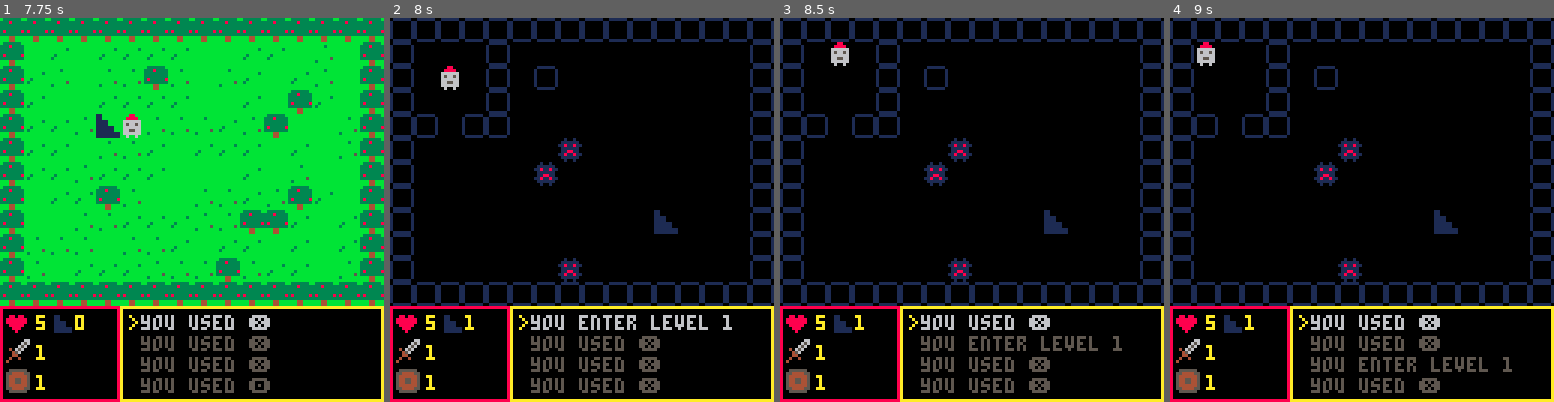
Above: before the commit, frames 1-4 (left to right).
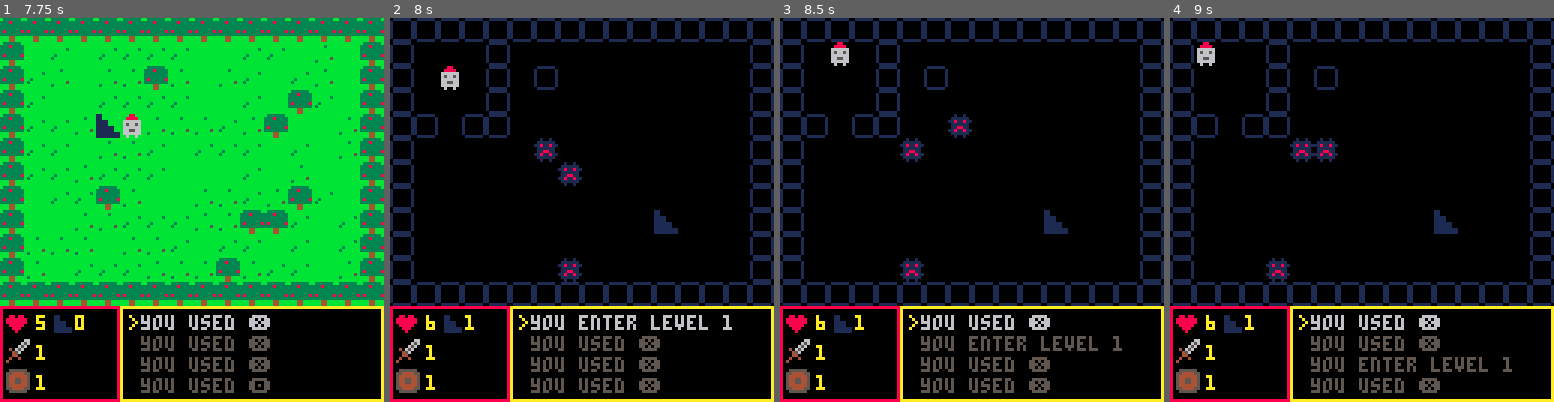
Above: after the commit, the same moments.

Repository: OmniWode/doomscroller
Game: PICO-8 cartridge doomscroller.p8
The game is run twice, just before and just after one commit, with the same random seed, the same clock (stepped at 60 frames per second) and the same inputs.
Inputs:
- Up to frame 1 (7.75 s): tap O (Z key) at 0.33, 1.07, 2.22, 3.72, 5.22, 6.72 s; tap Down at 0.7 s; tap X (X key) at 1.43, 2.07, 2.82, 3.57, 4.32, 5.07, 5.82, 6.57, 7.32 s; hold Up 1.97-2.63 s; hold Right 2.68-3.02 s; hold Down 3.07-3.73 s; hold Left 3.78-4.12 s; hold Up 4.17-4.5 s; hold Left 4.55-5.05 s; hold Right 5.1-5.93 s; hold Up 5.98-6.65 s; hold Right 6.7-7.03 s; hold Down from 7.08 s (still down)
- Up to frame 2 (8 s): release Down at 7.75 s; hold Left from 7.8 s (still down)
- Up to frame 3 (8.5 s): tap X (X key) at 8.07 s; release Left at 8.13 s; hold Up from 8.18 s (still down); tap O (Z key) at 8.22 s
- Up to frame 4 (9 s): release Up at 8.52 s; hold Left from 8.57 s (still down); tap X (X key) at 8.82 s

Frame 1 is identical in both runs. In frame 2, 1.1% of the frame differs, in the area x 9-50%, y 31-81%; in frame 3, 1.6%, in the area x 9-50%, y 25-81%; in frame 4, 1.6%.

Commit message:
added simple, random enemy movement; melee combat now very buggy

Diff:
--- a/doomscroller.p8
+++ b/doomscroller.p8
@@ -86,7 +86,6 @@
 	if (not game_over) then
 		draw_map()
 		draw_player()
-		if (p.target) draw_target()
 		draw_hud()
 		draw_log()
 		--draw_debug()
@@ -102,6 +101,7 @@
 function map_setup()
 	timer=0
 	anim_time=30 --30 = 1 sec
+	turn_count=0
 
 	log={"are those stairs?"}
 
@@ -127,7 +127,46 @@
 
 function world_turn()
 	--add(log,"a haunting silence",1)
+	for e in all(room.actors) do
+		enemy_turn(e)
+	end
+
+	turn_count+=1
+
+	--add(log,"world turn "..tostr(turn_count),1)
+	--reset_room(mapx,mapy)
+	--set_room(mapx,mapy)
+
 	p.turn=true
+end
+
+function enemy_turn(e)
+	newx=e.x
+	newy=e.y
+
+	-- dumb, random movement for now
+	-- pick a random direction
+	dir = flr(rnd(4))
+	if (dir==0) then
+		newy-=1
+	elseif (dir==1) then
+		newx+=1
+	elseif (dir==2) then
+		newy+=1
+	elseif (dir==3) then
+		newx-=1
+	else
+		stop("you broke math",10)
+	end
+
+	if(can_move(newx,newy)) then
+		mset(e.x,e.y,0)
+		e.x=newx
+		e.y=newy
+		mset(e.x,e.y,e.spr)
+	end
+
+
 end
 
 
@@ -144,14 +183,10 @@
 			cls(0)
 		end
 
-		--clear_room(mapx,mapy) --is this being called too often?
 		set_room(mapx,mapy)
-
-	end
-
+	end
 
 	map(mapx,mapy,0,0,16,16)
-
 end
 
 
@@ -173,11 +208,7 @@
 
 	add(log,"you enter level "..tostr(level),1)
 
-	--mapx=16
-	--mapy=0
-
-	--p.x=18
-	--p.y=2
+	if (p.hp <= 8) p.hp+=1
 
 	--clear_room(mapx,mapy)
 	reset_room(mapx,mapy)
@@ -204,8 +235,6 @@
 	p.x=mapx+2
 	p.y=mapy+2
 
-
-	--clear_room(mapx,mapy)
 	make_room()
 end
 
@@ -242,9 +271,10 @@
 function reset_room(mapx,mapy)
 
 	--clear_room(mapx,mapy)
-
 	for a in all(room.actors) do
-		mset(a.x,a.y,0)
+		add(log,"x="..tostr(a.x),1)
+		add(log,"y="..tostr(a.y),1)
+		add(log,"actor "..tostr(a.i).." moved",1)
 	end
 
 	mset(mapx+room.stairx,mapy+room.stairy,0)
@@ -375,34 +405,30 @@
 		add(log,"you took 1 damage!",1)
 		sfx(1)
 
+
+		-- TO DO: sure this can be done better
 		for e in all(room.actors) do
 			if (e.x==x) then
 				if (e.y==y) then
-					--add(log,"blam",1)
 					e.hp-=p.dam
 					add(log,"enemy hp = "..tostr(e.hp),1)
 					if (e.hp <= 0) then
-						--add(log,"enemy "..tostr(e.i).." felled",1)
 						local i = e.i
 						add(log,"enemy felled",1)
 						reset_room(mapx,mapy)
 						deli(room.actors,i)
 						update_actor_id(i)
-						set_room(mapx,mapy)
-						--make_room()
+						--set_room(mapx,mapy)
 					end
 				end
 			end
 		end
 
-
-		--rectfill(0,0,127,127,8)
 	end
 
 	--use stairs
 	if (is_tile(stair,x,y)) then
 		new_level()
-		--p.hp+=1
 	end
 
 	--win game
@@ -551,14 +577,14 @@
 00440000544444450111111000000000000000000000000000000000000000000000000000000000000000000000000000000000000000000000000000000000
 04004000554444550111111000000000000000000000000000000000000000000000000000000000000000000000000000000000000000000000000000000000
 40000000055555500000000000000000000000000000000000000000000000000000000000000000000000000000000000000000000000000000000000000000
-00000000000000000000000000000000880000000000000000000088888888880000000000000000000000000000000000000000000000000000000000000000
-00000000000000000577777000000000800000000000000000000008800000080000000000000000000000000000000000000000000000000000000000000000
-08808800000000005777777700000000800000000000000000000008000000000000000000000000000000000000000000000000000000000000000000000000
-88888880000000005755755700000000800000000000000000000008000000000000000000000000000000000000000000000000000000000000000000000000
-88888880000000005755755700000000800000000000000000000008000000000000000000000000000000000000000000000000000000000000000000000000
-08888800000000005777777700000000800000000000000000000008000000000000000000000000000000000000000000000000000000000000000000000000
-00888000000000005577777000000000800000008000000800000008000000000000000000000000000000000000000000000000000000000000000000000000
-00080000000000000575757000000000880000008888888800000088000000000000000000000000000000000000000000000000000000000000000000000000
+00000000000000000000000000000000000000000000000000000000000000000000000000000000000000000000000000000000000000000000000000000000
+00000000000000000577777000000000000000000000000000000000000000000000000000000000000000000000000000000000000000000000000000000000
+08808800000000005777777700000000000000000000000000000000000000000000000000000000000000000000000000000000000000000000000000000000
+88888880000000005755755700000000000000000000000000000000000000000000000000000000000000000000000000000000000000000000000000000000
+88888880000000005755755700000000000000000000000000000000000000000000000000000000000000000000000000000000000000000000000000000000
+08888800000000005777777700000000000000000000000000000000000000000000000000000000000000000000000000000000000000000000000000000000
+00888000000000005577777000000000000000000000000000000000000000000000000000000000000000000000000000000000000000000000000000000000
+00080000000000000575757000000000000000000000000000000000000000000000000000000000000000000000000000000000000000000000000000000000
 __gff__
 0001010503080000010000000000000001020300100000000000000000000000000000000000000000000000000000000000000000000000000000000000000000000000000000000000000000000000000000000000000000000000000000000000000000000000000000000000000000000000000000000000000000000000
 0000000000000000000000000000000000000000000000000000000000000000000000000000000000000000000000000000000000000000000000000000000000000000000000000000000000000000000000000000000000000000000000000000000000000000000000000000000000000000000000000000000000000000
